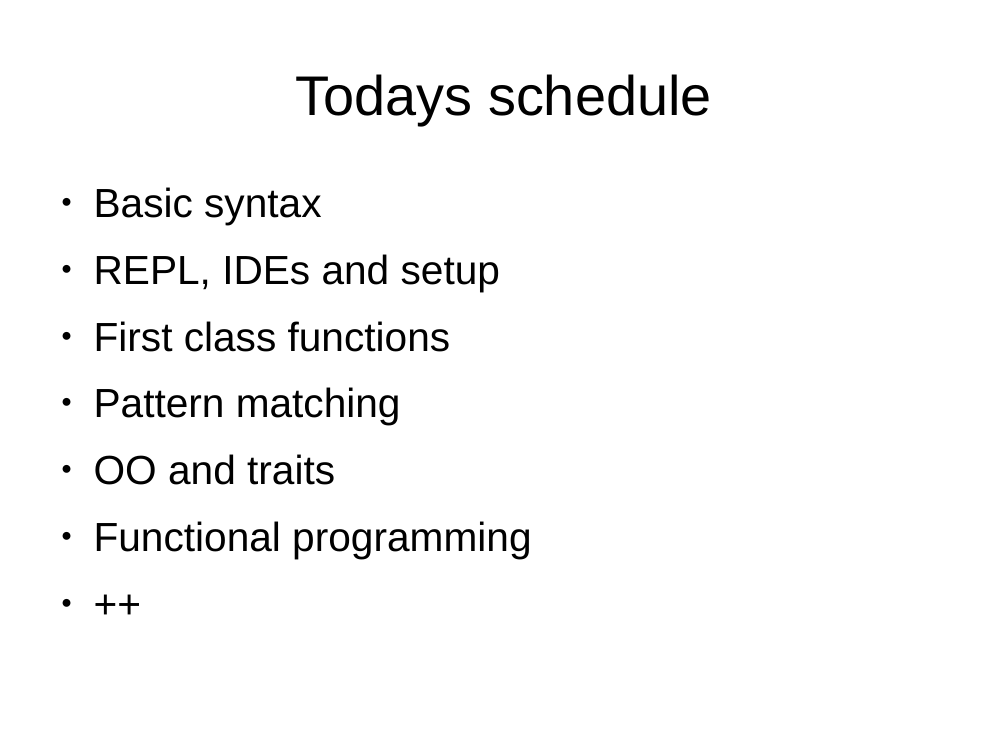
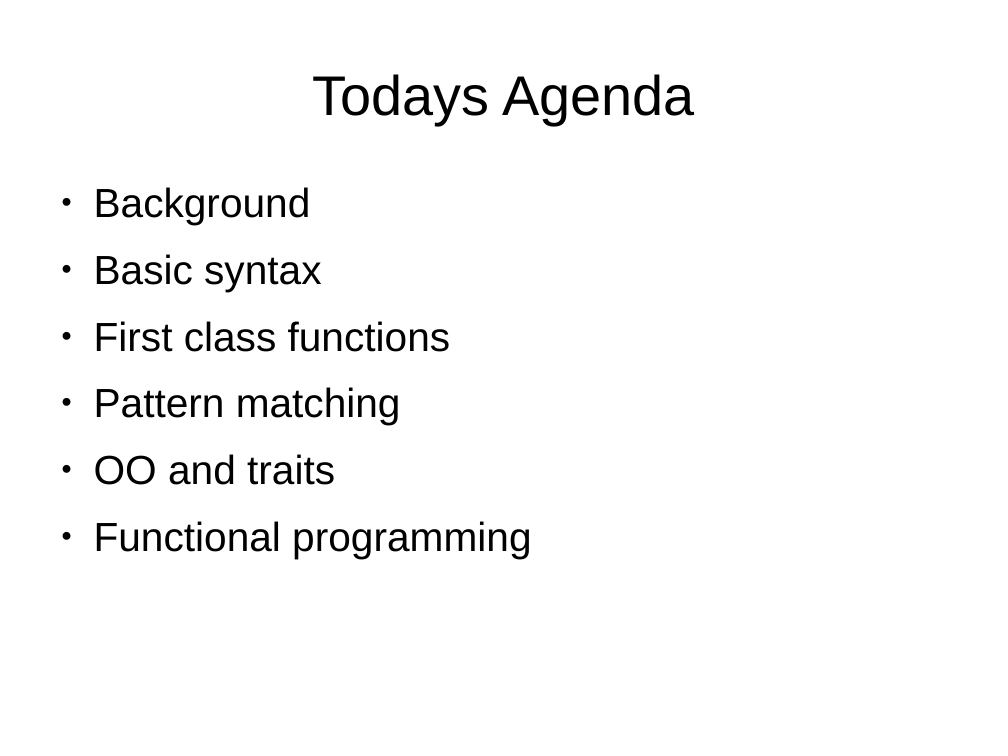
Before and after one commit to kaesler/ScalaTalk, a slide deck: slide 5 of my_slides/1.1-motivation.odp (slide 11 before the commit). Drawn at 1008x756 pixels with LibreOffice and Linux fonts; fonts in the diff are those of the drawing; background and template pictures are left out. Boxes give left, top, right and bottom in pixels: in the first picture for what was removed or moved away, otherwise in the second. Text is boxed around its words. In the diff, an @@ line names an element or a change of style, - is before the commit and + after.

```diff
--- a/my_slides/1.1-motivation.odp
+++ b/my_slides/1.1-motivation.odp
@@ title at [313,74,695,125]: text changed @@
-Todays schedule
+Todays Agenda
@@ text at [94,187,531,559]: paragraph removed @@
-● ++
@@ text at [94,187,311,225]: paragraph added @@
+● Background
@@ text at [94,254,500,292]: paragraph removed @@
-● REPL, IDEs and setup
```
Also in this commit, not shown: 4 other slides changed, 6 slides added, 2 slides removed, 1 other file.
